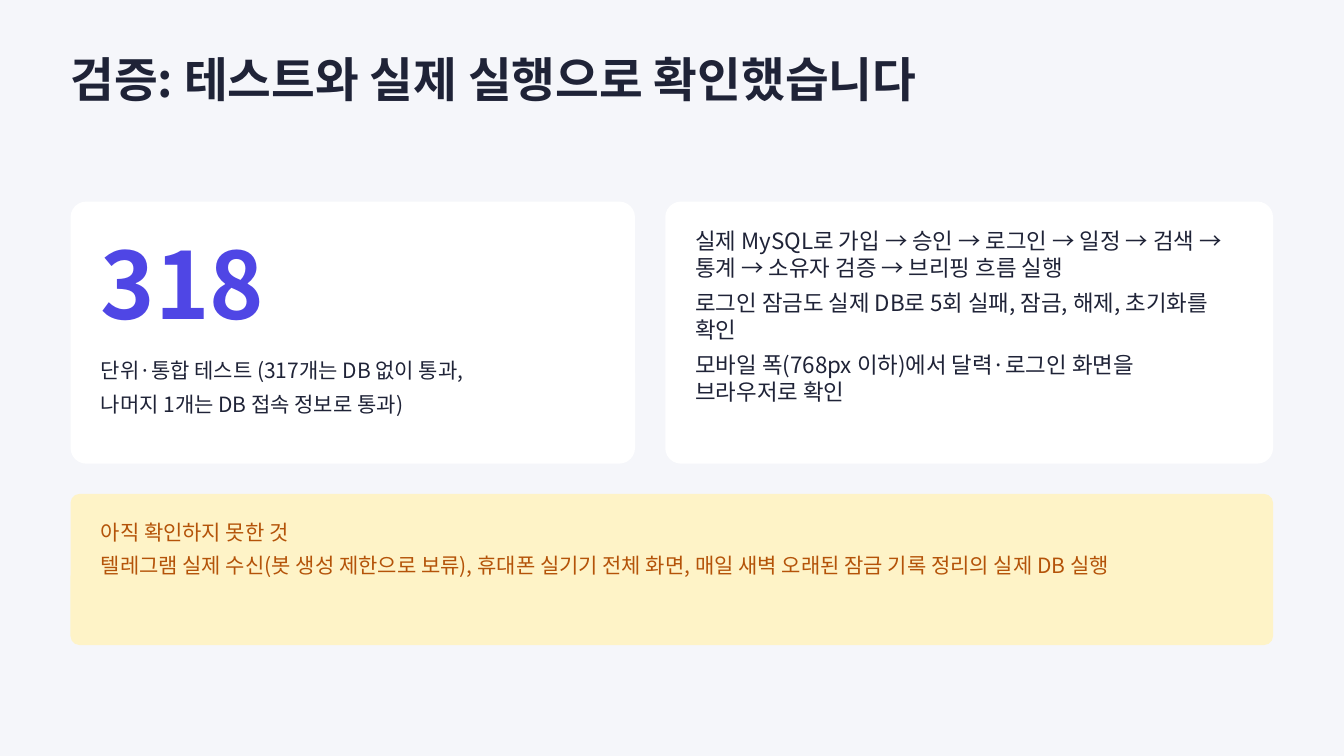
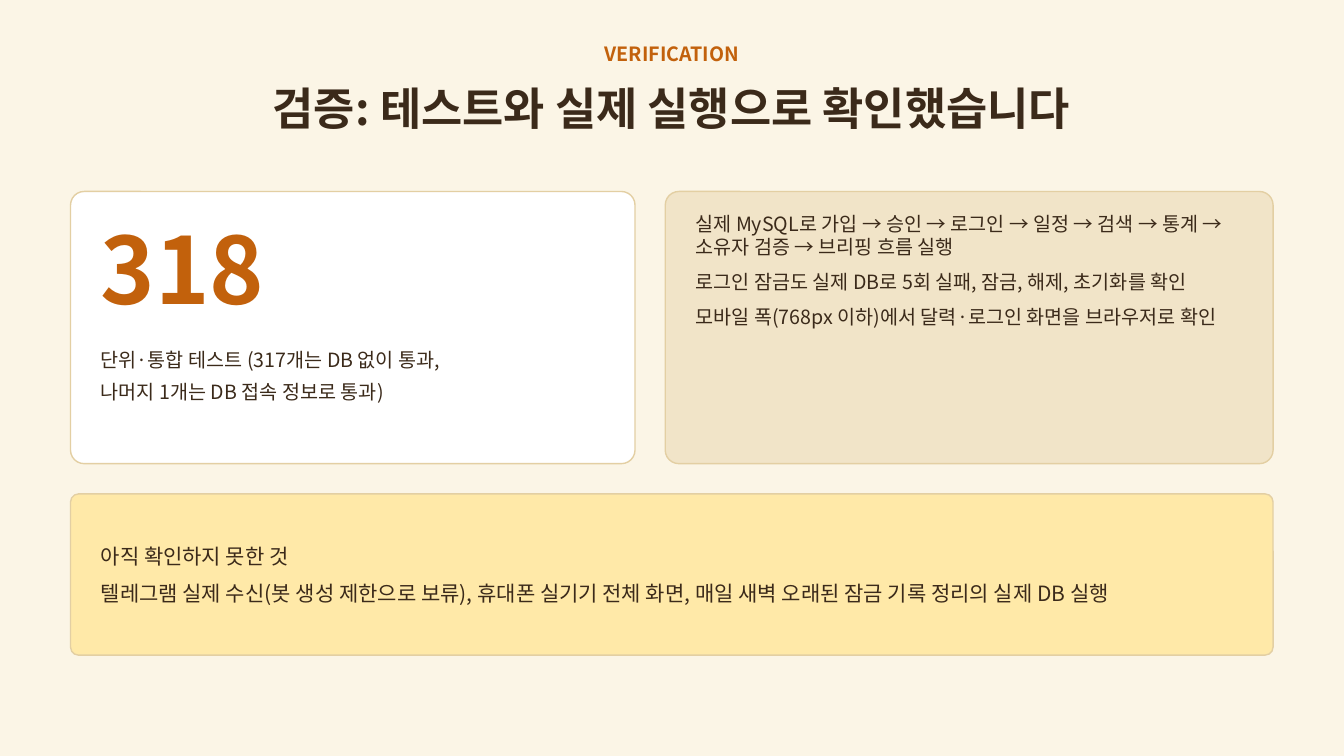
Before and after one commit to ho8566z/calendar-bot_word, a slide deck: slide 28 of ppt/개인 프로젝트.pptx (slide 9 before the commit). Drawn at 1344x756 pixels with LibreOffice and Linux fonts; fonts in the diff are those of the drawing. Boxes give left, top, right and bottom in pixels: in the first picture for what was removed or moved away, otherwise in the second. Text is boxed around its words. In the diff, an @@ line names an element or a change of style, - is before the commit and + after.

```diff
--- a/ppt/개인 프로젝트.pptx
+++ b/ppt/개인 프로젝트.pptx
@@ background #F5F6FA to #FBF5E6 @@
@@ text added at box(604, 46, 739, 62), 14 pt, text #C2610C, bold @@
+VERIFICATION
@@ text "검증: 테스트와 실제 실행으로 확인했습니다": place and size @@
-text "검증: 테스트와 실제 실행으로 확인했습니다" at box(71, 56, 916, 102)
+text "검증: 테스트와 실제 실행으로 확인했습니다" at box(273, 87, 1070, 129)
@@ text "검증: 테스트와 실제 실행으로 확인했습니다" at box(273, 87, 1070, 129): size 34 to 32 pt, text colour #1F2337 to #3B2A1A; alignment left to centre @@
@@ rounded rectangle: place and size @@
-rounded rectangle at box(71, 202, 635, 464)
+rounded rectangle at box(71, 192, 635, 464)
@@ rounded rectangle at box(71, 192, 635, 464): outline none to #E3CFA3 1 pt; proportions changed @@
@@ rounded rectangle: place and size @@
-rounded rectangle at box(665, 202, 1273, 464)
+rounded rectangle at box(665, 192, 1273, 464)
@@ rounded rectangle at box(665, 192, 1273, 464): fill #FFFFFF to #F1E4C8; outline none to #E3CFA3 1 pt; proportions changed @@
@@ text "318": place and size @@
-text "318" at box(101, 249, 265, 321)
+text "318" at box(101, 234, 265, 306)
@@ text "318" at box(101, 234, 265, 306): text colour #4F46E5 to #C2610C @@
@@ text "실제 MySQL로 가입 → 승인 ...": place and size @@
-text "실제 MySQL로 가입 → 승인 ..." at box(695, 230, 1208, 402)
+text "실제 MySQL로 가입 → 승인 ..." at box(695, 214, 1216, 329)
@@ text "실제 MySQL로 가입 → 승인 ..." at box(695, 214, 1216, 329): size 16 to 14 pt, text colour #1F2337 to #3B2A1A; more space between paragraphs @@
@@ text "단위·통합 테스트 (317개는 DB 없이 ...": place and size @@
-text "단위·통합 테스트 (317개는 DB 없이 ..." at box(101, 360, 464, 416)
+text "단위·통합 테스트 (317개는 DB 없이 ..." at box(101, 350, 440, 403)
@@ text "단위·통합 테스트 (317개는 DB 없이 ..." at box(101, 350, 440, 403): size 15 to 14 pt, text colour #1F2337 to #3B2A1A @@
@@ rounded rectangle: place and size @@
-rounded rectangle at box(71, 494, 1273, 645)
+rounded rectangle at box(71, 494, 1273, 655)
@@ rounded rectangle at box(71, 494, 1273, 655): fill #FEF3C7 to #FFE9A8; outline none to #E3CFA3 1 pt; proportions changed @@
@@ text "아직 확인하지 못한 것": place and size @@
-text "아직 확인하지 못한 것" at box(101, 522, 1109, 577)
+text "아직 확인하지 못한 것" at box(101, 546, 1109, 605)
@@ text "아직 확인하지 못한 것" at box(101, 546, 1109, 605): text colour #B45309 to #3B2A1A; more space between paragraphs; vertical alignment top to middle @@
```
Also in this commit, not shown: 6 other slides changed, 24 slides added, 4 slides removed.
